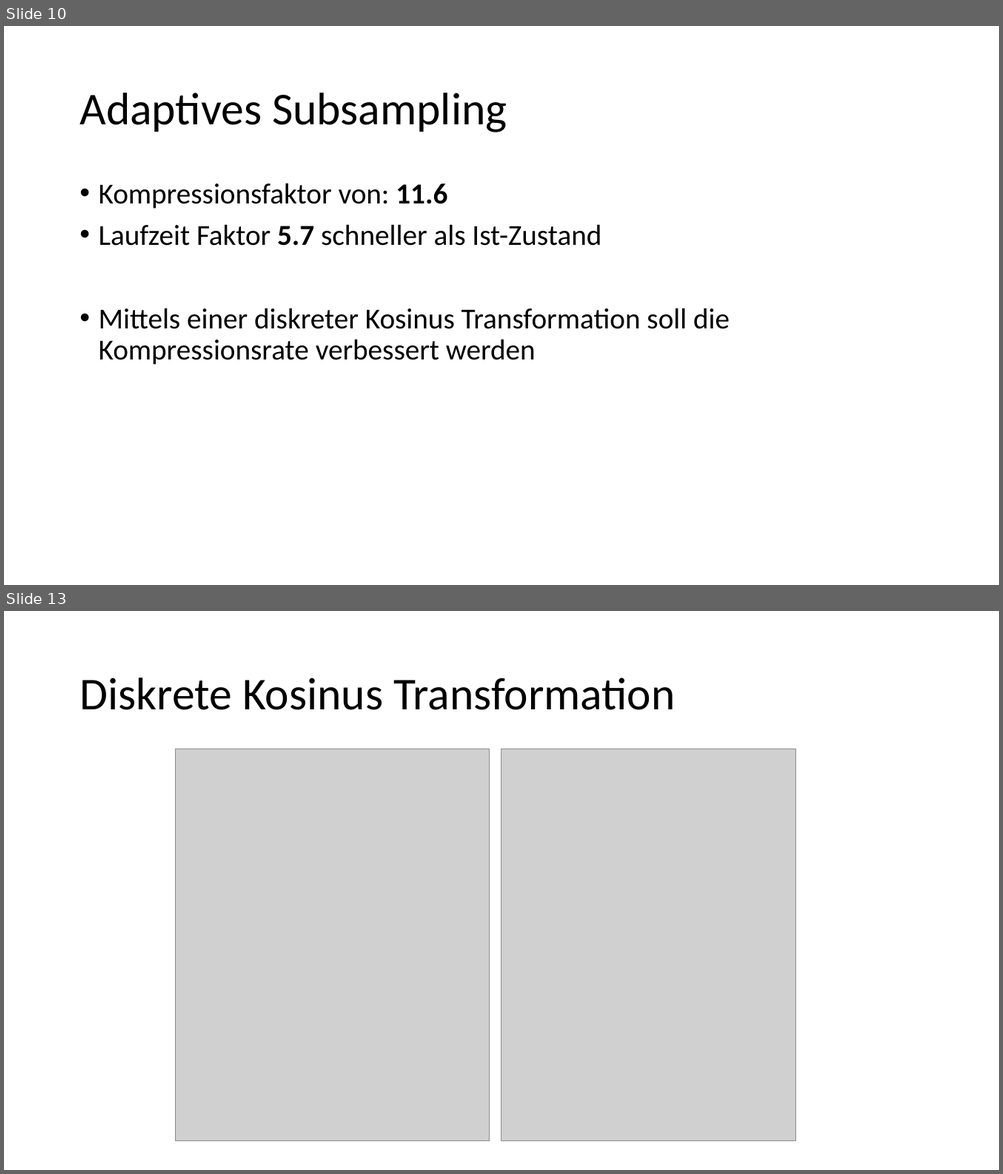
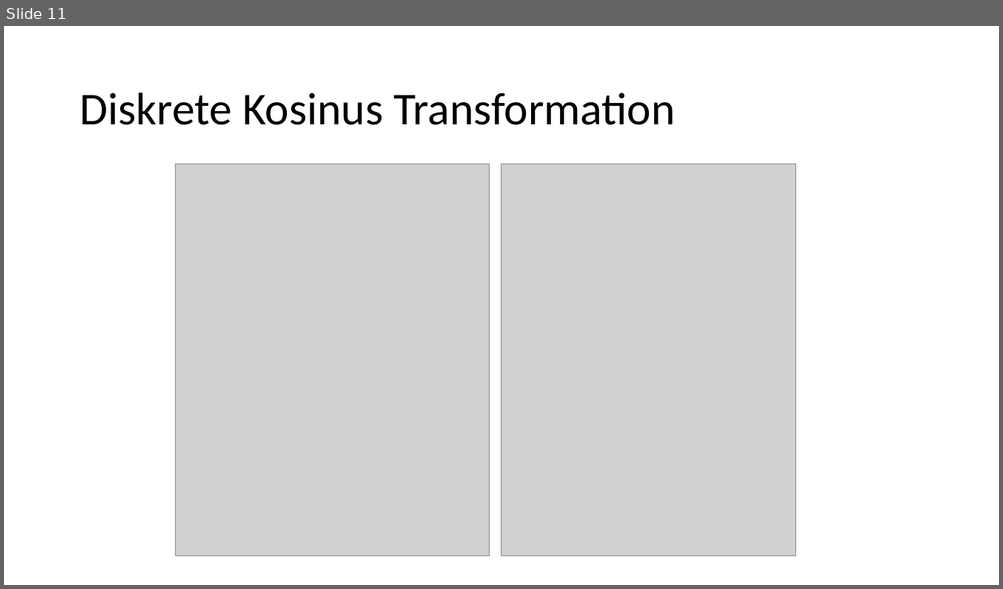
Before and after one commit to Helldevastator/PFSSCompression, a slide deck: doc/praes/Kompression.pptx. Shown one above the other, each under a label of ours: slides 10 and 13 before the commit, slide 11 after it; the slides between them are not shown. The pictures are 1003x1174 and 1003x589 pixels, drawn with LibreOffice and Linux fonts; fonts in the diff are those of the drawing; grey boxes stand for pictures. Boxes give left, top, right and bottom in pixels: in the first picture for what was removed or moved away, otherwise in the second. Text is boxed around its words. In the diff, an @@ line names an element or a change of style, - is before the commit and + after.

```diff
--- a/doc/praes/Kompression.pptx
+++ b/doc/praes/Kompression.pptx
@@ slide 10 removed at <box>4,26,999,585</box>, background #FFFFFF @@
@@ title removed at <box>79,93,506,133</box> @@
-Adaptives Subsampling
@@ text removed at <box>99,183,729,365</box> @@
-• Kompressionsfaktor von: 11.6
-• Laufzeit Faktor 5.7 schneller als Ist-Zustand
-• Mittels einer diskreter Kosinus Transformation soll die Kompressionsrate verbessert werden
@@ what was slide 13 is now slide 11 @@
```
Also in this commit, not shown: 11 slides changed, 12 slides added, 9 other slides removed, 2 other files.
